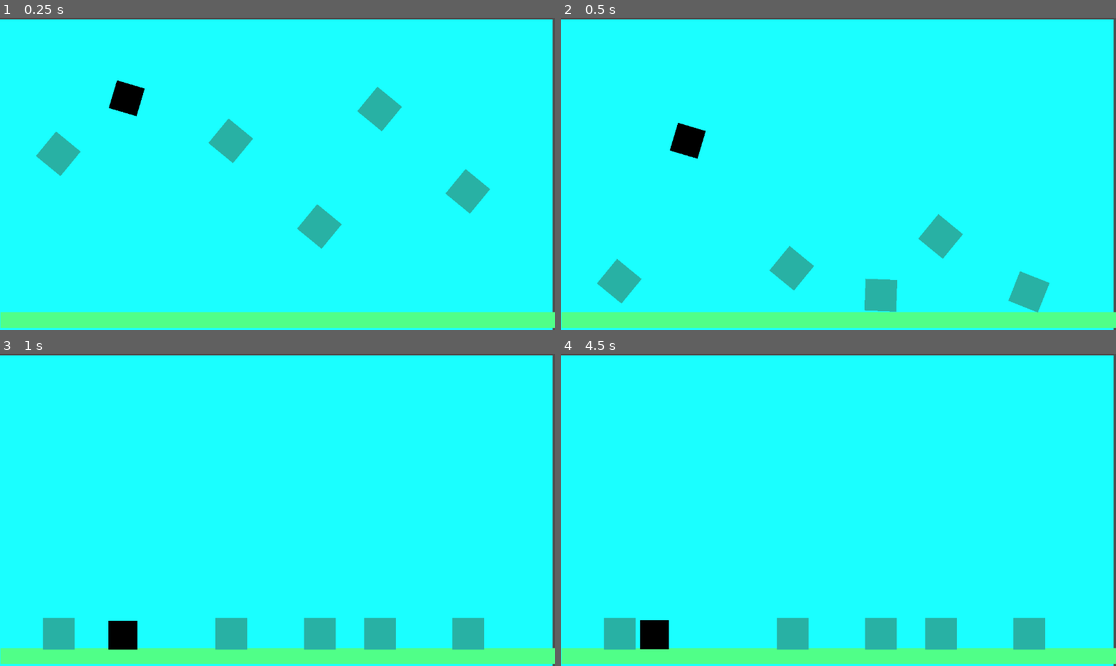
Above: before the commit, frames 1-4 (two rows, left to right).
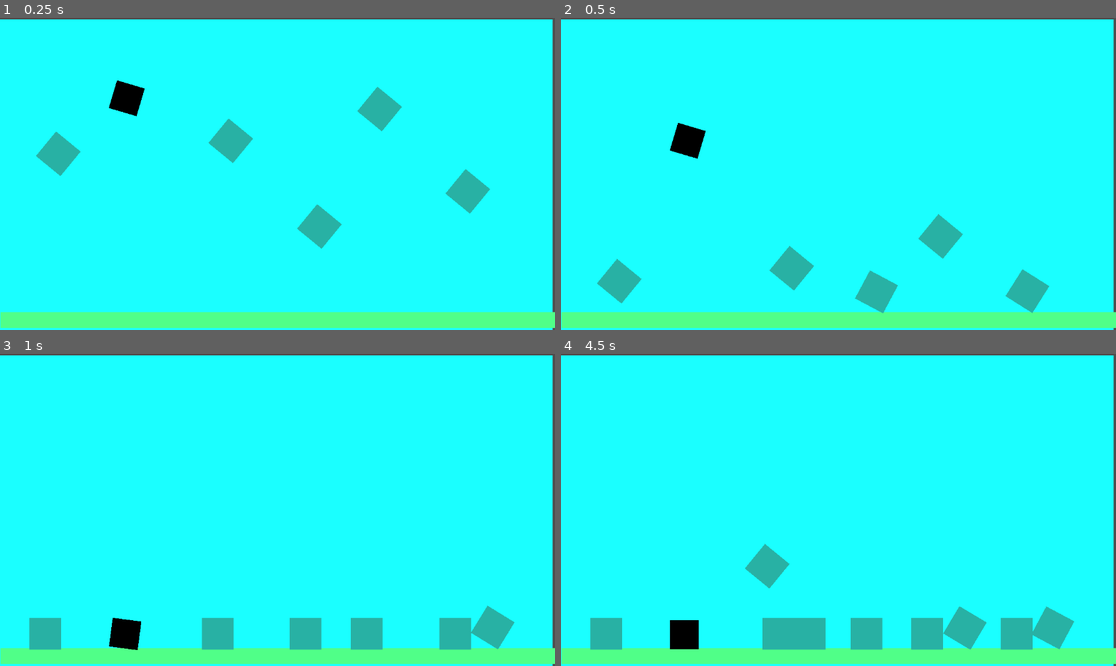
Above: after the commit, the same moments.

Repository: pisi774/Trilha-Godot
Game: Godot game, scene res://node_2d.tscn
Same seed, same stepped clock (60 frames per second), same inputs: the game is played once before the commit and once after it.
Inputs (mouse positions are in pixels of both pictures, inside the frame that each line leads up to):
- Up to frame 1 (0.25 s): no input
- Up to frame 2 (0.5 s): no input
- Up to frame 3 (1 s): move the mouse to (399, 494) at 0.52 s; click (399, 494) at 0.67 s
- Up to frame 4 (4.5 s): move the mouse to (727, 525) at 1.27 s; click (727, 525) at 1.42 s; move the mouse to (894, 441) at 2.02 s; click (894, 441) at 2.17 s; move the mouse to (810, 572) at 2.77 s; click (810, 572) at 2.92 s; tap Enter at 3.5 s; move the mouse to (1005, 556) at 3.52 s; click (1005, 556) at 3.67 s; tap Space at 4.25 s; move the mouse to (672, 463) at 4.27 s; click (672, 463) at 4.42 s

Frame 1 is identical in both runs. In frame 2, 0.4% of the frame differs, in the area x 52-88%, y 80-95%; in frame 3, 3.1%; in frame 4, 5.0%, in the area x 5-93%, y 60-95%.
Error before the commit: Parse Error: Too many arguments for "spaw_object()" call. Expected at most 0 but received 1. (res://mundo.gd:14)

Commit message:
Atualização de script
Atualização de script

Diff:
--- a/segundo projeto/segundo-projeto/mundo.gd
+++ b/segundo projeto/segundo-projeto/mundo.gd
@@ -1,4 +1,6 @@
 extends Node
+
+@export	var object_templates: Array[PackedScene]
 
 #func _ready() -> void:
 	#pass
@@ -11,8 +13,12 @@
 	if event is InputEventMouseButton:
 		if event.button_index ==1:
 			if event.pressed:
-				spaw_object(event.postion)
+				spaw_object(event.position)
 
 
-func spaw_object() -> void:
-	pass
+func spaw_object(position: Vector2) -> void:
+	var index: int = randi_range(0, object_templates.size() -1)
+	var object_template = object_templates[index]
+	var object: RigidBody2D = object_template.instantiate()
+	object.position = position
+	add_child(object)
--- a/segundo projeto/segundo-projeto/node_2d.tscn
+++ b/segundo projeto/segundo-projeto/node_2d.tscn
@@ -15,6 +15,7 @@
 
 [node name="Mundo" type="Node" parent="."]
 script = ExtResource("1_epypp")
+object_templates = Array[PackedScene]([ExtResource("1_wtcfe"), ExtResource("2_0e48y")])
 
 [node name="RigidBody2D" parent="." instance=ExtResource("1_wtcfe")]
 position = Vector2(86, -105)
--- a/segundo projeto/segundo-projeto/objects/caixa.tscn
+++ b/segundo projeto/segundo-projeto/objects/caixa.tscn
@@ -1,7 +1,6 @@
 [gd_scene load_steps=3 format=3 uid="uid://65freqjo7d7x"]
 
 [sub_resource type="PhysicsMaterial" id="PhysicsMaterial_x7q4j"]
-friction = 0.0
 bounce = 0.07
 
 [sub_resource type="RectangleShape2D" id="RectangleShape2D_y32ns"]
